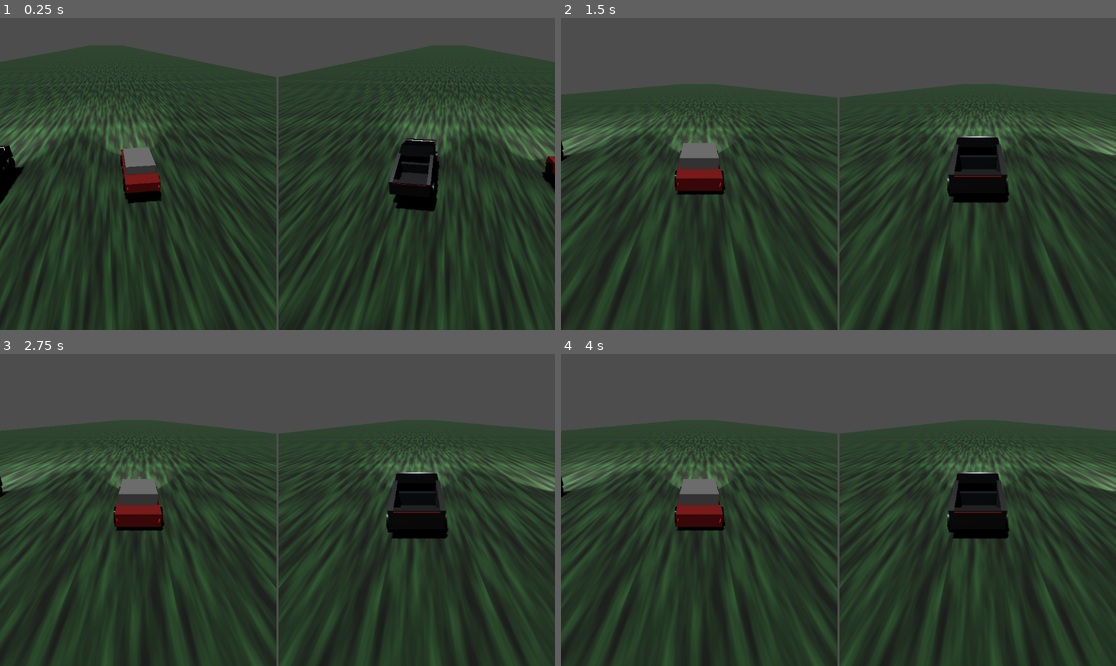
Above: before the commit, frames 1-4 (two rows, left to right).
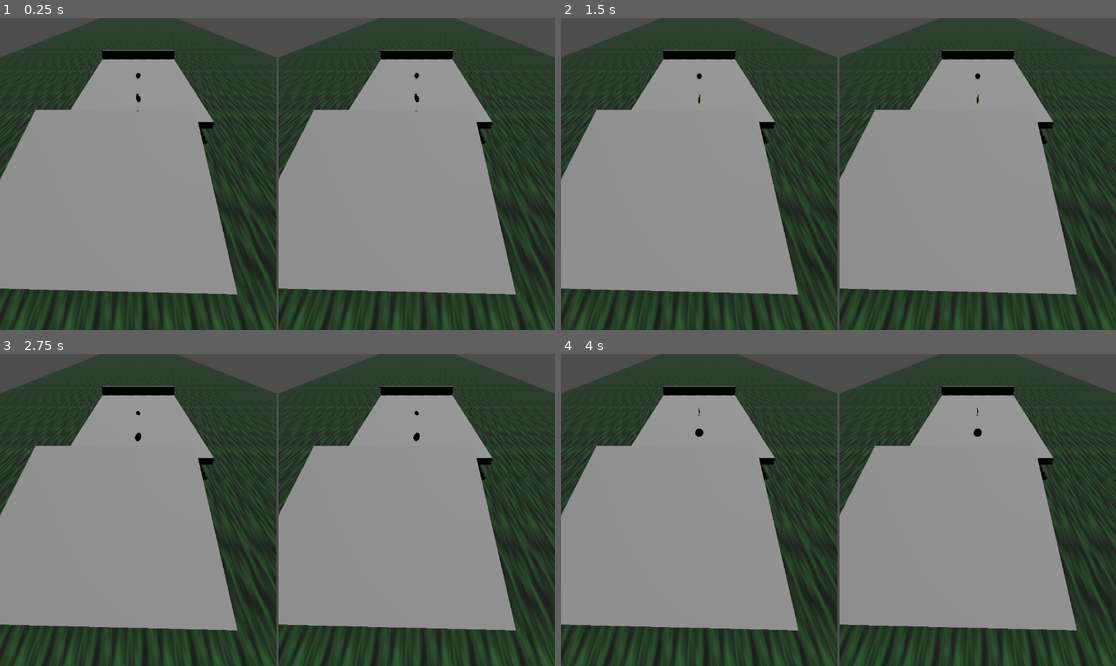
Above: after the commit, the same moments.

Repository: AntoineT01/Cyber-Race
Game: Godot game, scene res://jeux.tscn
The game is run twice, just before and just after one commit, with the same random seed, the same clock (stepped at 60 frames per second) and the same inputs.
Inputs:
- Up to frame 1 (0.25 s): no input
- Up to frame 2 (1.5 s): no input
- Up to frame 3 (2.75 s): tap Enter at 2 s
- Up to frame 4 (4 s): tap Space at 2.75 s; tap Enter at 3.5 s

The runs differ from the first frame. In frame 1, 65% of the frame differs, in the area x 0-100%, y 0-100%; in frame 2, 70%; in frame 3, 70%; in frame 4, 70%.

Commit message:
refactor(cars): reorganize car objects into dedicated files

Diff:
--- a/cybertruck.tscn
+++ /dev/null
@@ -1,245 +0,0 @@
-[gd_scene load_steps=20 format=3 uid="uid://ds05tvwkfuwrh"]
-
-[ext_resource type="Script" path="res://voiture.gd" id="1_molc1"]
-
-[sub_resource type="BoxShape3D" id="BoxShape3D_1"]
-size = Vector3(2.2, 2, 5.8)
-
-[sub_resource type="BoxMesh" id="BoxMesh_yectt"]
-size = Vector3(2.2, 0.8, 3.5)
-
-[sub_resource type="StandardMaterial3D" id="StandardMaterial3D_1"]
-albedo_color = Color(0.75, 0.77, 0.8, 1)
-metallic = 1.0
-roughness = 0.3
-
-[sub_resource type="PrismMesh" id="PrismMesh_2"]
-left_to_right = 1.0
-size = Vector3(2.4, 0.6, 2.1)
-
-[sub_resource type="StandardMaterial3D" id="StandardMaterial3D_2"]
-albedo_color = Color(0.6, 0.62, 0.65, 1)
-metallic = 1.0
-roughness = 0.2
-
-[sub_resource type="CylinderMesh" id="CylinderMesh_1"]
-top_radius = 0.45
-bottom_radius = 0.45
-height = 0.35
-
-[sub_resource type="StandardMaterial3D" id="StandardMaterial3D_3"]
-albedo_color = Color(0.2, 0.2, 0.2, 1)
-metallic = 0.8
-roughness = 0.4
-
-[sub_resource type="BoxMesh" id="BoxMesh_3"]
-size = Vector3(2, 0.05, 0.1)
-
-[sub_resource type="StandardMaterial3D" id="StandardMaterial3D_4"]
-emission_enabled = true
-emission = Color(1, 0.901961, 1, 1)
-emission_energy_multiplier = 2.0
-
-[sub_resource type="BoxMesh" id="BoxMesh_reewa"]
-size = Vector3(2.2, 0.4, 0.7)
-
-[sub_resource type="StandardMaterial3D" id="StandardMaterial3D_g5aav"]
-albedo_color = Color(0.75, 0.77, 0.8, 1)
-metallic = 1.0
-roughness = 0.3
-
-[sub_resource type="PrismMesh" id="PrismMesh_41cqt"]
-left_to_right = 0.0
-size = Vector3(2.4, 0.5, 0.2)
-
-[sub_resource type="CylinderMesh" id="CylinderMesh_fpl72"]
-top_radius = 0.05
-bottom_radius = 0.05
-height = 1.8
-radial_segments = 16
-rings = 1
-
-[sub_resource type="StandardMaterial3D" id="StandardMaterial3D_84gdi"]
-albedo_color = Color(0.539872, 0, 0, 1)
-emission_enabled = true
-emission = Color(1, 0, 0, 1)
-emission_energy_multiplier = 0.0
-
-[sub_resource type="BoxMesh" id="BoxMesh_gpoa5"]
-material = SubResource("StandardMaterial3D_2")
-size = Vector3(2.1, 1.2, 1.2)
-
-[sub_resource type="BoxMesh" id="BoxMesh_kd3qw"]
-size = Vector3(2.2, 0.2, 3)
-
-[sub_resource type="BoxMesh" id="BoxMesh_2p7hr"]
-size = Vector3(2.2, 0.8, 0.3)
-
-[sub_resource type="BoxMesh" id="BoxMesh_5d28q"]
-size = Vector3(0.2, 0.8, 2.4)
-
-[node name="Cybertruck" type="VehicleBody3D"]
-collision_layer = 2
-collision_mask = 3
-mass = 3000.0
-center_of_mass_mode = 1
-center_of_mass = Vector3(0, -0.2, 0)
-script = ExtResource("1_molc1")
-
-[node name="CollisionShape3D" type="CollisionShape3D" parent="."]
-transform = Transform3D(1, 0, 0, 0, 1, 0, 0, 0, 1, 0, 1, -0.00547123)
-shape = SubResource("BoxShape3D_1")
-
-[node name="CybertruckBody" type="MeshInstance3D" parent="."]
-transform = Transform3D(-1, 0, -8.74228e-08, 0, 1, 0, 8.74228e-08, 0, -1, 0, 0.9, 1.09214)
-mesh = SubResource("BoxMesh_yectt")
-surface_material_override/0 = SubResource("StandardMaterial3D_1")
-
-[node name="Cabin" type="MeshInstance3D" parent="."]
-transform = Transform3D(-4.37114e-08, 0, 1, 0, 1, 0, -1, 0, -4.37114e-08, 0, 1.6, 1.64474)
-mesh = SubResource("PrismMesh_2")
-surface_material_override/0 = SubResource("StandardMaterial3D_2")
-
-[node name="FrontLeftWheel" type="VehicleWheel3D" parent="."]
-transform = Transform3D(1, 0, 0, 0, 1, 0, 0, 0, 1, 1.1, 0.45, 2)
-use_as_traction = true
-use_as_steering = true
-
-[node name="MeshInstance3D" type="MeshInstance3D" parent="FrontLeftWheel"]
-transform = Transform3D(-4.37114e-08, -1, 0, 1, -4.37114e-08, 0, 0, 0, 1, 0, 0, 0)
-mesh = SubResource("CylinderMesh_1")
-surface_material_override/0 = SubResource("StandardMaterial3D_3")
-
-[node name="FrontRightWheel" type="VehicleWheel3D" parent="."]
-transform = Transform3D(1, 0, 0, 0, 1, 0, 0, 0, 1, -1.1, 0.45, 2)
-use_as_traction = true
-use_as_steering = true
-
-[node name="MeshInstance3D" type="MeshInstance3D" parent="FrontRightWheel"]
-transform = Transform3D(-4.37114e-08, -1, 0, 1, -4.37114e-08, 0, 0, 0, 1, 0, 0, 0)
-mesh = SubResource("CylinderMesh_1")
-surface_material_override/0 = SubResource("StandardMaterial3D_3")
-
-[node name="RearLeftWheel" type="VehicleWheel3D" parent="."]
-transform = Transform3D(1, 0, 0, 0, 1, 0, 0, 0, 1, 1.1, 0.45, -2)
-use_as_traction = true
-
-[node name="MeshInstance3D" type="MeshInstance3D" parent="RearLeftWheel"]
-transform = Transform3D(-4.37114e-08, -1, 0, 1, -4.37114e-08, 0, 0, 0, 1, 0, 0, 0)
-mesh = SubResource("CylinderMesh_1")
-surface_material_override/0 = SubResource("StandardMaterial3D_3")
-
-[node name="RearRightWheel" type="VehicleWheel3D" parent="."]
-transform = Transform3D(1, 0, 0, 0, 1, 0, 0, 0, 1, -1.1, 0.45, -2)
-use_as_traction = true
-
-[node name="MeshInstance3D" type="MeshInstance3D" parent="RearRightWheel"]
-transform = Transform3D(-4.37114e-08, -1, 0, 1, -4.37114e-08, 0, 0, 0, 1, 0, 0, 0)
-mesh = SubResource("CylinderMesh_1")
-surface_material_override/0 = SubResource("StandardMaterial3D_3")
-
-[node name="Headlights" type="Node3D" parent="."]
-transform = Transform3D(1, 0, 0, 0, 1, 0, 0, 0, 1, 0, 0.257473, 0)
-
-[node name="Headlight" type="MeshInstance3D" parent="Headlights"]
-transform = Transform3D(1, 0, 0, 0, 1, 0, 0, 0, 1, 0, 0.990635, 2.79284)
-mesh = SubResource("BoxMesh_3")
-surface_material_override/0 = SubResource("StandardMaterial3D_4")
-
-[node name="LeftHeadlightLight" type="SpotLight3D" parent="Headlights/Headlight"]
-transform = Transform3D(-1, 0, 8.74228e-08, 0, 1, 0, -8.74228e-08, 0, -1, 0, -0.276693, -2.78166)
-light_energy = 5.0
-light_indirect_energy = 2.0
-light_volumetric_fog_energy = 2.0
-spot_range = 30.0
-spot_angle = 30.0
-spot_angle_attenuation = 0.5
-
-[node name="RightHeadlightLight" type="SpotLight3D" parent="Headlights/Headlight"]
-transform = Transform3D(-1, 0, 8.74228e-08, 0, 1, 0, -8.74228e-08, 0, -1, 0, -0.276693, 0)
-light_color = Color(1, 0.945098, 0.909804, 1)
-light_energy = 5.0
-light_indirect_energy = 2.0
-light_volumetric_fog_energy = 2.0
-spot_range = 30.0
-spot_angle = 30.0
-spot_angle_attenuation = 0.5
-
-[node name="MeshInstance3D" type="MeshInstance3D" parent="."]
-transform = Transform3D(1, 0, 0, 0, 0.969192, -0.246306, 0, 0.246306, 0.969192, 0, 1.23, 2.46573)
-mesh = SubResource("BoxMesh_reewa")
-surface_material_override/0 = SubResource("StandardMaterial3D_g5aav")
-
-[node name="MeshInstance3D2" type="MeshInstance3D" parent="."]
-transform = Transform3D(-4.37114e-08, 0, 1, 0, 1, 0, -1, 0, -4.37114e-08, 1, 1.55, -1.75)
-mesh = SubResource("PrismMesh_41cqt")
-surface_material_override/0 = SubResource("StandardMaterial3D_1")
-
-[node name="MeshInstance3D3" type="MeshInstance3D" parent="."]
-transform = Transform3D(-4.37114e-08, 0, 1, 0, 1, 0, -1, 0, -4.37114e-08, -1, 1.55, -1.75)
-mesh = SubResource("PrismMesh_41cqt")
-surface_material_override/0 = SubResource("StandardMaterial3D_1")
-
-[node name="LeftBrakeLight" type="SpotLight3D" parent="."]
-transform = Transform3D(-1, -8.74228e-08, -9.71083e-15, 5.61943e-08, -0.642788, 0.766044, -6.69697e-08, 0.766044, 0.642788, 0.9, 1.37447, -2.95556)
-visible = false
-light_color = Color(1, 0, 0, 1)
-light_energy = 2.0
-light_indirect_energy = 2.0
-light_volumetric_fog_energy = 3.0
-spot_range = 3.0
-spot_angle_attenuation = 2.0
-
-[node name="RightBrakeLight" type="SpotLight3D" parent="."]
-transform = Transform3D(-1, 8.74228e-08, 9.71083e-15, -5.61943e-08, -0.642788, 0.766044, 6.69697e-08, 0.766044, 0.642788, -0.9, 1.38261, -2.81044)
-visible = false
-light_color = Color(1, 0, 0, 1)
-light_energy = 2.0
-light_indirect_energy = 2.0
-light_volumetric_fog_energy = 2.0
-spot_range = 3.0
-spot_angle_attenuation = 2.0
-
-[node name="Taillights" type="Node3D" parent="."]
-transform = Transform3D(1, 0, 0, 0, 1, 0, 0, 0, 1, 0, 0.668969, -0.75201)
-
-[node name="LeftTaillight" type="MeshInstance3D" parent="Taillights"]
-transform = Transform3D(-4.37114e-08, -1, 0, 1, -4.37114e-08, 0, 0, 0, 1, 0, 0.559088, -2.17036)
-mesh = SubResource("CylinderMesh_fpl72")
-surface_material_override/0 = SubResource("StandardMaterial3D_84gdi")
-
-[node name="RightTaillight" type="MeshInstance3D" parent="Taillights"]
-transform = Transform3D(-4.37114e-08, -1, 0, 1, -4.37114e-08, 0, 0, 0, 1, 0, 0.247044, -2.0759)
-mesh = SubResource("CylinderMesh_fpl72")
-surface_material_override/0 = SubResource("StandardMaterial3D_84gdi")
-
-[node name="MeshInstance3D5" type="MeshInstance3D" parent="."]
-transform = Transform3D(1, 0, 0, 0, 0.99008, 0.140504, 0, -0.140504, 0.99008, 0, 1.223, -0.067)
-mesh = SubResource("BoxMesh_gpoa5")
-
-[node name="MeshInstance3D4" type="MeshInstance3D" parent="."]
-transform = Transform3D(1, 0, 0, 0, 1, 0, 0, 0, 1, 0, 0.6, -1.46208)
-mesh = SubResource("BoxMesh_kd3qw")
-surface_material_override/0 = SubResource("StandardMaterial3D_1")
-
-[node name="MeshInstance3D6" type="MeshInstance3D" parent="."]
-transform = Transform3D(1, 0, 0, 0, 1, 0, 0, 0, 1, 0, 0.9, -2.818)
-mesh = SubResource("BoxMesh_2p7hr")
-surface_material_override/0 = SubResource("StandardMaterial3D_1")
-
-[node name="MeshInstance3D6" type="MeshInstance3D" parent="MeshInstance3D6"]
-transform = Transform3D(1, 0, 0, 0, 1, 0, 0, 0, 1, 0, 0, 2)
-mesh = SubResource("BoxMesh_2p7hr")
-surface_material_override/0 = SubResource("StandardMaterial3D_1")
-
-[node name="MeshInstance3D7" type="MeshInstance3D" parent="."]
-transform = Transform3D(1, 0, 0, 0, 1, 0, 0, 0, 1, 1, 0.9, -1.75)
-mesh = SubResource("BoxMesh_5d28q")
-surface_material_override/0 = SubResource("StandardMaterial3D_1")
-
-[node name="MeshInstance3D7" type="MeshInstance3D" parent="MeshInstance3D7"]
-transform = Transform3D(1, 0, 0, 0, 1, 0, 0, 0, 1, -2, 0, 0)
-mesh = SubResource("BoxMesh_5d28q")
-surface_material_override/0 = SubResource("StandardMaterial3D_1")
-
-[connection signal="body_entered" from="." to="." method="_on_body_entered"]
--- a/jeux.tscn
+++ b/jeux.tscn
@@ -1,10 +1,10 @@
 [gd_scene load_steps=19 format=3 uid="uid://bnxxx"]
 
-[ext_resource type="PackedScene" uid="uid://c7ttf85vfj4cj" path="res://voiture.tscn" id="1_abcde"]
+[ext_resource type="PackedScene" uid="uid://c7ttf85vfj4cj" path="res://voiture/voiture.tscn" id="1_abcde"]
 [ext_resource type="Script" path="res://camera_follow.gd" id="2_fghij"]
 [ext_resource type="PackedScene" uid="uid://btfh3r6kqb0wg" path="res://piece.tscn" id="3_klmno"]
-[ext_resource type="PackedScene" uid="uid://ds05tvwkfuwrh" path="res://cybertruck.tscn" id="4_buaph"]
-[ext_resource type="PackedScene" uid="uid://dxwjn6fmudjrc" path="res://terrain.tscn" id="5_uf4n7"]
+[ext_resource type="PackedScene" uid="uid://ds05tvwkfuwrh" path="res://voiture/cybertruck.tscn" id="4_buaph"]
+[ext_resource type="PackedScene" path="res://terrain.tscn" id="5_uf4n7"]
 
 [sub_resource type="BoxShape3D" id="BoxShape3D_1"]
 size = Vector3(100, 1, 1500)
@@ -189,4 +189,22 @@
 [node name="Piece5" parent="World/Pieces" instance=ExtResource("3_klmno")]
 transform = Transform3D(1, 0, 0, 0, 1, 0, 0, 0, 1, 0, 6, 0)
 
+[node name="RoadBlock" parent="World" instance=ExtResource("5_uf4n7")]
+transform = Transform3D(1, 0, 0, 0, 1, 0, 0, 0, 1, 29.5474, 0, 0)
+
+[node name="RoadBlock" parent="World/RoadBlock" instance=ExtResource("5_uf4n7")]
+transform = Transform3D(1, 0, 0, 0, 1, 0, 0, 0, 1, 0.0515709, 0, 20.2454)
+
+[node name="RoadBlock" parent="World/RoadBlock/RoadBlock" instance=ExtResource("5_uf4n7")]
+transform = Transform3D(1, 0, 0, 0, 1, 0, 0, 0, 1, 0.0515709, 0, 19.2454)
+
+[node name="RoadBlock" parent="World/RoadBlock/RoadBlock/RoadBlock" instance=ExtResource("5_uf4n7")]
+transform = Transform3D(1, 0, 0, 0, 1, 0, 0, 0, 1, 0.0515709, 0, 19.2454)
+
+[node name="RoadBlock" parent="World/RoadBlock/RoadBlock/RoadBlock/RoadBlock" instance=ExtResource("5_uf4n7")]
+transform = Transform3D(1, 0, 0, 0, 1, 0, 0, 0, 1, 0.0515709, 0, 19.2454)
+
+[node name="RoadBlock" parent="World/RoadBlock/RoadBlock/RoadBlock/RoadBlock/RoadBlock" instance=ExtResource("5_uf4n7")]
+transform = Transform3D(1, 0, 0, 0, 1, 0, 0, 0, 1, 0.0515709, 0, 19.2454)
+
 [node name="terrain" parent="." instance=ExtResource("5_uf4n7")]
--- a/voiture.gd
+++ /dev/null
@@ -1,68 +0,0 @@
-extends VehicleBody3D
-
-@export var max_engine_force = 300.0
-@export var max_brake_force = 10.0
-@export var max_steer_angle = 0.5
-
-@export var steering_control = "steering"
-@export var throttle_control = "throttle"
-@export var brake_control = "brake"
-@export var reverse_control = "reverse"  # Nouveau contrôle pour la marche arrière
-
-@export var collision_push_force = 50.0
-
-@onready var left_taillight = $Taillights/LeftTaillight
-@onready var right_taillight = $Taillights/RightTaillight
-@onready var left_brake_light = $LeftBrakeLight
-@onready var right_brake_light = $RightBrakeLight
-
-var last_collision_force = Vector3.ZERO
-var score = 0
-var brake_light_material: StandardMaterial3D
-
-func _ready():
-	add_to_group("players")
-	brake_light_material = left_taillight.get_surface_override_material(0).duplicate()
-	left_taillight.set_surface_override_material(0, brake_light_material)
-	right_taillight.set_surface_override_material(0, brake_light_material)
-	set_brake_lights(false)
-
-func _physics_process(_delta):
-	var throttle = Input.get_action_strength(throttle_control)
-	var reverse = Input.get_action_strength(reverse_control)  # Nouvelle entrée pour la marche arrière
-	var brake_strength = Input.get_action_strength(brake_control)
-	var steer_left = Input.get_action_strength("left_" + steering_control)
-	var steer_right = Input.get_action_strength("right_" + steering_control)
-
-	# Calcul de la force du moteur en tenant compte de la marche avant et arrière
-	engine_force = (throttle - reverse) * max_engine_force
-	brake = brake_strength * max_brake_force
-	steering = (steer_left - steer_right) * max_steer_angle
-
-	# Activation des feux de freinage pour le freinage et la marche arrière
-	set_brake_lights(brake_strength > 0 or reverse > 0)
-
-func _integrate_forces(_state):
-	if last_collision_force != Vector3.ZERO:
-		apply_central_impulse(last_collision_force)
-		last_collision_force = Vector3.ZERO
-
-func _on_body_entered(body):
-	if body is VehicleBody3D and body != self:
-		var collision_force = global_transform.origin - body.global_transform.origin
-		collision_force = collision_force.normalized() * collision_push_force
-		last_collision_force = collision_force
-
-func collect_piece():
-	score += 1
-	print(name + " a collecté une pièce! Score: " + str(score))
-
-func set_brake_lights(on: bool):
-	if brake_light_material:
-		if on:
-			brake_light_material.emission_energy_multiplier = 5.0
-		else:
-			brake_light_material.emission_energy_multiplier = 0.1
-
-	left_brake_light.visible = on
-	right_brake_light.visible = on
--- a/voiture.tscn
+++ /dev/null
@@ -1,195 +0,0 @@
-[gd_scene load_steps=13 format=3 uid="uid://c7ttf85vfj4cj"]
-
-[ext_resource type="Script" path="res://voiture.gd" id="1_ydcxa"]
-
-[sub_resource type="BoxShape3D" id="BoxShape3D_1"]
-size = Vector3(2, 0.75, 4.5)
-
-[sub_resource type="BoxMesh" id="BoxMesh_1"]
-size = Vector3(2, 0.75, 4.5)
-
-[sub_resource type="StandardMaterial3D" id="StandardMaterial3D_1"]
-albedo_color = Color(0.8, 0.2, 0.2, 1)
-metallic = 0.7
-roughness = 0.3
-
-[sub_resource type="BoxMesh" id="BoxMesh_2"]
-size = Vector3(1.8, 0.6, 2.5)
-
-[sub_resource type="StandardMaterial3D" id="StandardMaterial3D_2"]
-albedo_color = Color(0.9, 0.9, 0.9, 1)
-metallic = 0.8
-roughness = 0.2
-
-[sub_resource type="CylinderMesh" id="CylinderMesh_1"]
-top_radius = 0.4
-bottom_radius = 0.4
-height = 0.2
-
-[sub_resource type="StandardMaterial3D" id="StandardMaterial3D_3"]
-albedo_color = Color(0.2, 0.2, 0.2, 1)
-metallic = 0.9
-roughness = 0.1
-
-[sub_resource type="BoxMesh" id="BoxMesh_3"]
-size = Vector3(0.1, 0.1, 0.5)
-
-[sub_resource type="StandardMaterial3D" id="StandardMaterial3D_4"]
-albedo_color = Color(1, 0.843137, 0, 1)
-emission_enabled = true
-emission = Color(1, 0.843137, 0, 1)
-emission_energy_multiplier = 2.0
-
-[sub_resource type="CylinderMesh" id="CylinderMesh_2"]
-top_radius = 0.1
-bottom_radius = 0.1
-height = 0.05
-radial_segments = 16
-rings = 1
-
-[sub_resource type="StandardMaterial3D" id="StandardMaterial3D_6"]
-albedo_color = Color(0.8, 0, 0, 1)
-emission_enabled = true
-emission = Color(1, 0, 0, 1)
-emission_energy_multiplier = 0.0
-
-[node name="Car" type="VehicleBody3D"]
-collision_layer = 2
-collision_mask = 3
-mass = 1000.0
-center_of_mass_mode = 1
-center_of_mass = Vector3(0, -0.1, 0)
-script = ExtResource("1_ydcxa")
-
-[node name="CollisionShape3D" type="CollisionShape3D" parent="."]
-transform = Transform3D(1, 0, 0, 0, 1, 0, 0, 0, 1, 0, 0.375, 0)
-shape = SubResource("BoxShape3D_1")
-
-[node name="CarBody" type="MeshInstance3D" parent="."]
-transform = Transform3D(1, 0, 0, 0, 0.8, 0, 0, 0, 1, 0, 0.507589, 0)
-mesh = SubResource("BoxMesh_1")
-surface_material_override/0 = SubResource("StandardMaterial3D_1")
-
-[node name="CarBody2" type="MeshInstance3D" parent="."]
-transform = Transform3D(1, 0, 0, 0, 0.8, 0, 0, 0, 1, 0, 0.507589, 0)
-mesh = SubResource("BoxMesh_1")
-surface_material_override/0 = SubResource("StandardMaterial3D_1")
-
-[node name="Cabin" type="MeshInstance3D" parent="."]
-transform = Transform3D(1, 0, 0, 0, 1, 0, 0, 0, 1, 0, 1.05, 0.00248837)
-mesh = SubResource("BoxMesh_2")
-surface_material_override/0 = SubResource("StandardMaterial3D_2")
-
-[node name="FrontLeftWheel" type="VehicleWheel3D" parent="."]
-transform = Transform3D(1, 0, 0, 0, 1, 0, 0, 0, 1, 1, 0.4, 1.5)
-use_as_traction = true
-use_as_steering = true
-
-[node name="MeshInstance3D" type="MeshInstance3D" parent="FrontLeftWheel"]
-transform = Transform3D(-4.37114e-08, -1, 0, 1, -4.37114e-08, 0, 0, 0, 1, 0, 0, 0)
-mesh = SubResource("CylinderMesh_1")
-surface_material_override/0 = SubResource("StandardMaterial3D_3")
-
-[node name="FrontRightWheel" type="VehicleWheel3D" parent="."]
-transform = Transform3D(1, 0, 0, 0, 1, 0, 0, 0, 1, -1, 0.4, 1.5)
-use_as_traction = true
-use_as_steering = true
-
-[node name="MeshInstance3D" type="MeshInstance3D" parent="FrontRightWheel"]
-transform = Transform3D(-4.37114e-08, -1, 0, 1, -4.37114e-08, 0, 0, 0, 1, 0, 0, 0)
-mesh = SubResource("CylinderMesh_1")
-surface_material_override/0 = SubResource("StandardMaterial3D_3")
-
-[node name="RearLeftWheel" type="VehicleWheel3D" parent="."]
-transform = Transform3D(1, 0, 0, 0, 1, 0, 0, 0, 1, 1, 0.4, -1.5)
-use_as_traction = true
-
-[node name="MeshInstance3D" type="MeshInstance3D" parent="RearLeftWheel"]
-transform = Transform3D(-4.37114e-08, -1, 0, 1, -4.37114e-08, 0, 0, 0, 1, 0, 0, 0)
-mesh = SubResource("CylinderMesh_1")
-surface_material_override/0 = SubResource("StandardMaterial3D_3")
-
-[node name="RearRightWheel" type="VehicleWheel3D" parent="."]
-transform = Transform3D(1, 0, 0, 0, 1, 0, 0, 0, 1, -1, 0.4, -1.5)
-use_as_traction = true
-
-[node name="MeshInstance3D" type="MeshInstance3D" parent="RearRightWheel"]
-transform = Transform3D(-4.37114e-08, -1, 0, 1, -4.37114e-08, 0, 0, 0, 1, 0, 0, 0)
-mesh = SubResource("CylinderMesh_1")
-surface_material_override/0 = SubResource("StandardMaterial3D_3")
-
-[node name="Headlights" type="Node3D" parent="."]
-
-[node name="LeftHeadlight" type="MeshInstance3D" parent="Headlights"]
-transform = Transform3D(1, 0, 0, 0, 1, 0, 0, 0, 1, 0.8, 0.5, 2.2)
-mesh = SubResource("BoxMesh_3")
-surface_material_override/0 = SubResource("StandardMaterial3D_4")
-
-[node name="LeftHeadlightLight" type="SpotLight3D" parent="Headlights/LeftHeadlight"]
-transform = Transform3D(-1, 0, 8.74228e-08, 0, 1, 0, -8.74228e-08, 0, -1, 0, 0, 0)
-light_color = Color(1, 0.945098, 0.909804, 1)
-light_energy = 5.0
-light_indirect_energy = 2.0
-light_volumetric_fog_energy = 2.0
-spot_range = 30.0
-spot_angle = 30.0
-spot_angle_attenuation = 0.5
-
-[node name="RightHeadlight" type="MeshInstance3D" parent="Headlights"]
-transform = Transform3D(1, 0, 0, 0, 1, 0, 0, 0, 1, -0.8, 0.5, 2.2)
-mesh = SubResource("BoxMesh_3")
-surface_material_override/0 = SubResource("StandardMaterial3D_4")
-
-[node name="RightHeadlightLight" type="SpotLight3D" parent="Headlights/RightHeadlight"]
-transform = Transform3D(-1, 0, 8.74228e-08, 0, 1, 0, -8.74228e-08, 0, -1, 0, 0, 0)
-light_color = Color(1, 0.945098, 0.909804, 1)
-light_energy = 5.0
-light_indirect_energy = 2.0
-light_volumetric_fog_energy = 2.0
-spot_range = 30.0
-spot_angle = 30.0
-spot_angle_attenuation = 0.5
-
-[node name="LeftHeadlight2" type="MeshInstance3D" parent="Headlights"]
-transform = Transform3D(1, 0, 0, 0, 1, 0, 0, 0, 1, 0.8, 0.5, 2.2)
-mesh = SubResource("BoxMesh_3")
-surface_material_override/0 = SubResource("StandardMaterial3D_4")
-
-[node name="RightHeadlight2" type="MeshInstance3D" parent="Headlights"]
-transform = Transform3D(1, 0, 0, 0, 1, 0, 0, 0, 1, -0.8, 0.5, 2.2)
-mesh = SubResource("BoxMesh_3")
-surface_material_override/0 = SubResource("StandardMaterial3D_4")
-
-[node name="Taillights" type="Node3D" parent="."]
-
-[node name="LeftTaillight" type="MeshInstance3D" parent="Taillights"]
-transform = Transform3D(-4.37114e-08, -1, 0, 1, -4.37114e-08, 0, 0, 0, 1, 0.9, 0.5, -2.24)
-mesh = SubResource("CylinderMesh_2")
-surface_material_override/0 = SubResource("StandardMaterial3D_6")
-
-[node name="RightTaillight" type="MeshInstance3D" parent="Taillights"]
-transform = Transform3D(-4.37114e-08, -1, 0, 1, -4.37114e-08, 0, 0, 0, 1, -0.9, 0.5, -2.24)
-mesh = SubResource("CylinderMesh_2")
-surface_material_override/0 = SubResource("StandardMaterial3D_6")
-
-[node name="LeftBrakeLight" type="SpotLight3D" parent="."]
-transform = Transform3D(-1, -8.74228e-08, 0, 5.61943e-08, -0.642788, 0.766044, -6.69697e-08, 0.766044, 0.642788, 0.9, 0.5, -2.31019)
-visible = false
-light_color = Color(1, 0, 0, 1)
-light_energy = 2.0
-light_indirect_energy = 2.0
-light_volumetric_fog_energy = 3.0
-spot_range = 3.0
-spot_angle_attenuation = 2.0
-
-[node name="RightBrakeLight" type="SpotLight3D" parent="."]
-transform = Transform3D(-1, 8.74228e-08, 0, -5.61943e-08, -0.642788, 0.766044, 6.69697e-08, 0.766044, 0.642788, -0.9, 0.5, -2.28291)
-visible = false
-light_color = Color(1, 0, 0, 1)
-light_energy = 2.0
-light_indirect_energy = 2.0
-light_volumetric_fog_energy = 2.0
-spot_range = 3.0
-spot_angle_attenuation = 2.0
-
-[connection signal="body_entered" from="." to="." method="_on_body_entered"]
